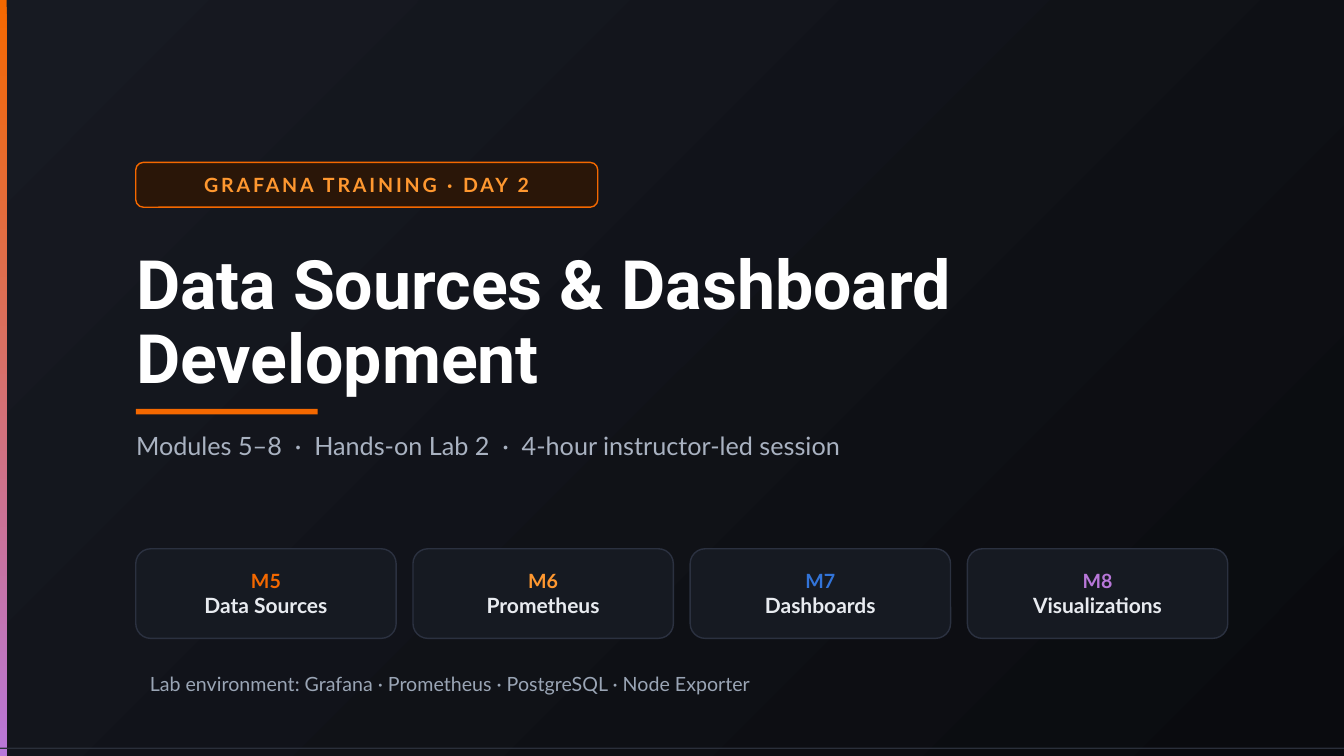
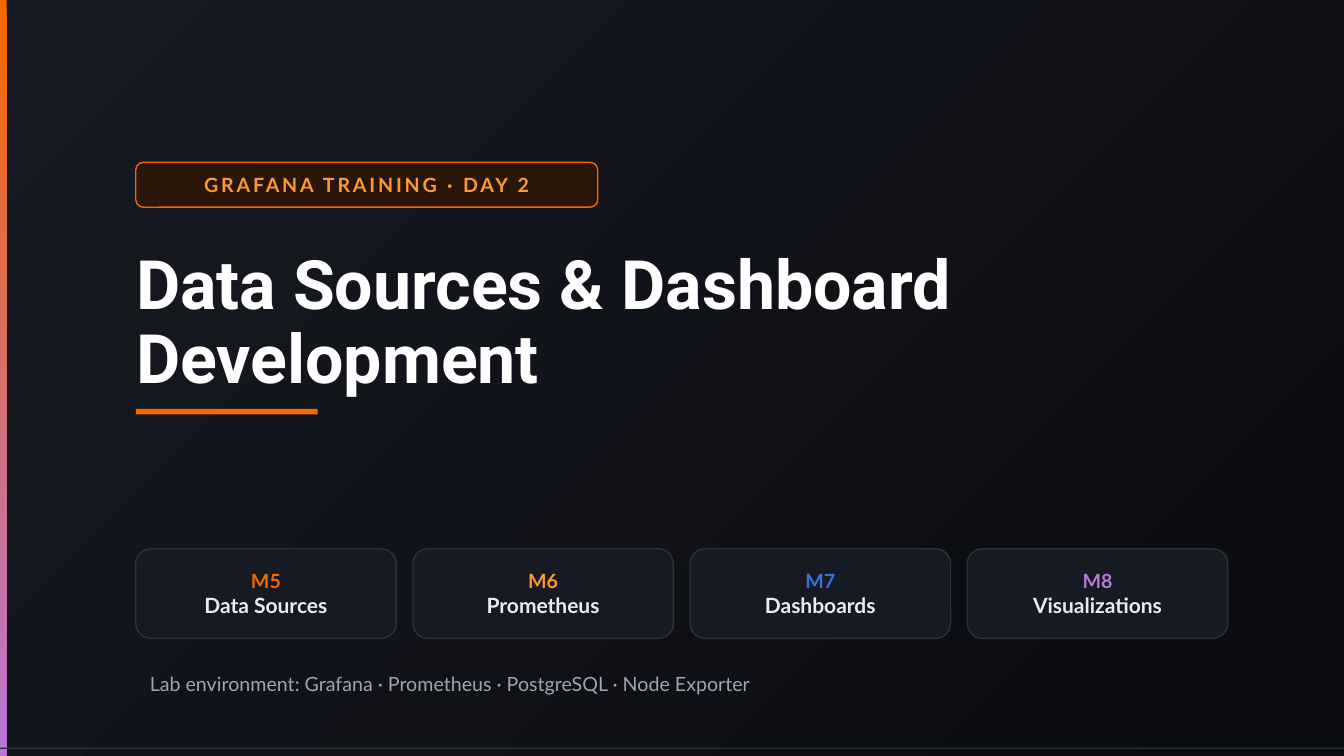
Before and after one commit to vikash-verma-profile/garfana-August-2026, a slide deck: slide 1 of Day-2/Day-2.pptx. Drawn at 1344x756 pixels with LibreOffice and Linux fonts; fonts in the diff are those of the drawing. Boxes give left, top, right and bottom in pixels: in the first picture for what was removed or moved away, otherwise in the second. Text is boxed around its words. In the diff, an @@ line names an element or a change of style, - is before the commit and + after.

```diff
--- a/Day-2/Day-2.pptx
+++ b/Day-2/Day-2.pptx
@@ subtitle removed at (136,436,839,455) @@
-Modules 5–8 · Hands-on Lab 2 · 4-hour instructor-led session
```
Also in this commit, not shown: 1 other slide changed, 15 slides added, 19 other files.
